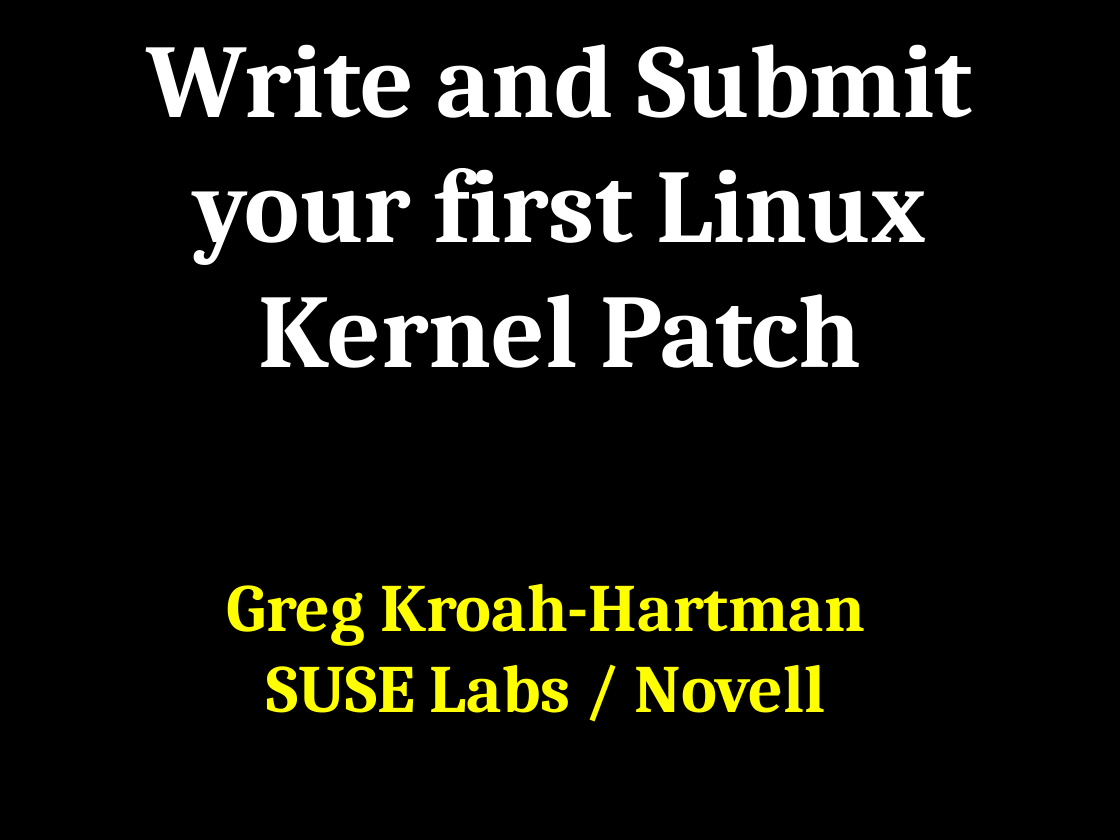
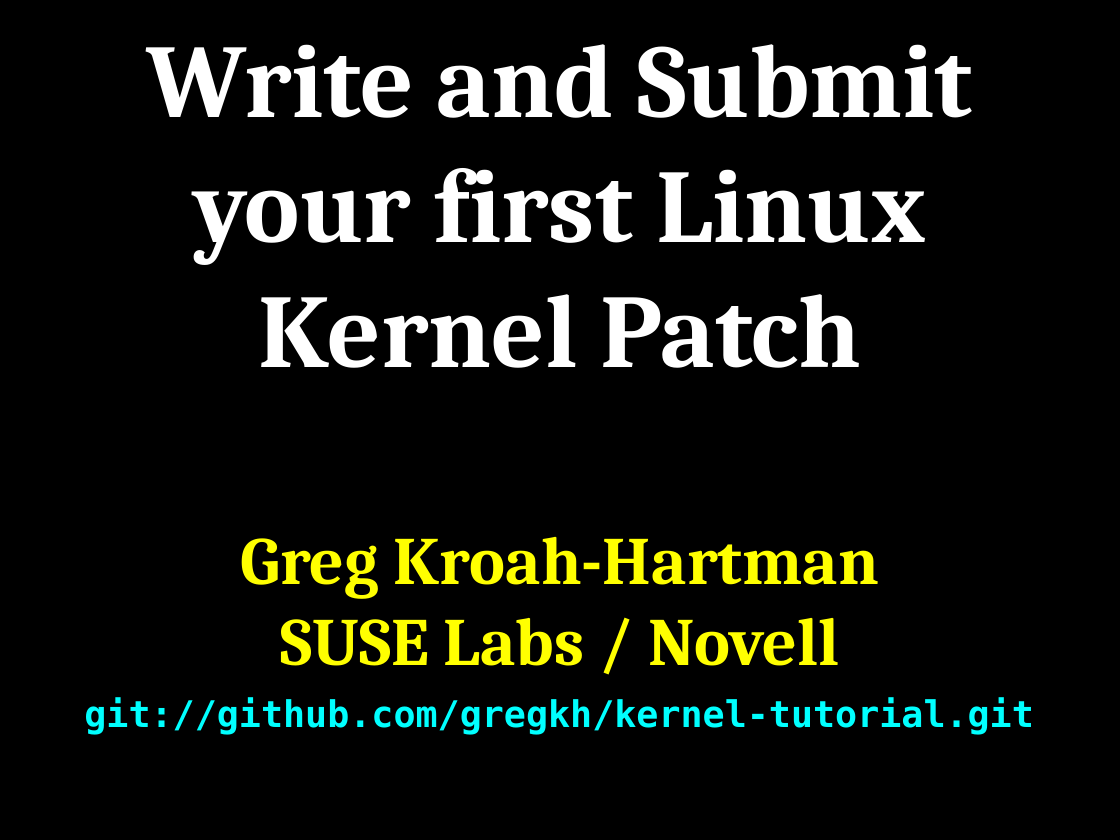
Before and after one commit to gregkh/kernel-tutorial, a slide deck: slide 1 of kernel_patch_tutorial.odp. Drawn at 1120x840 pixels with LibreOffice and Linux fonts; fonts in the diff are those of the drawing. Boxes give left, top, right and bottom in pixels: in the first picture for what was removed or moved away, otherwise in the second. Text is boxed around its words. In the diff, an @@ line names an element or a change of style, - is before the commit and + after.

```diff
--- a/kernel_patch_tutorial.odp
+++ b/kernel_patch_tutorial.odp
@@ text "Greg Kroah-Hartman": place and size @@
-text "Greg Kroah-Hartman" at [227, 584, 865, 713]
+text "Greg Kroah-Hartman" at [241, 537, 879, 666]
@@ text added at [84, 697, 1034, 735], 26 pt, text #00FFFF, bold @@
+git://github.com/gregkh/kernel-tutorial.git
```
Also in this commit, not shown: 6 other slides changed, 2 other files.
